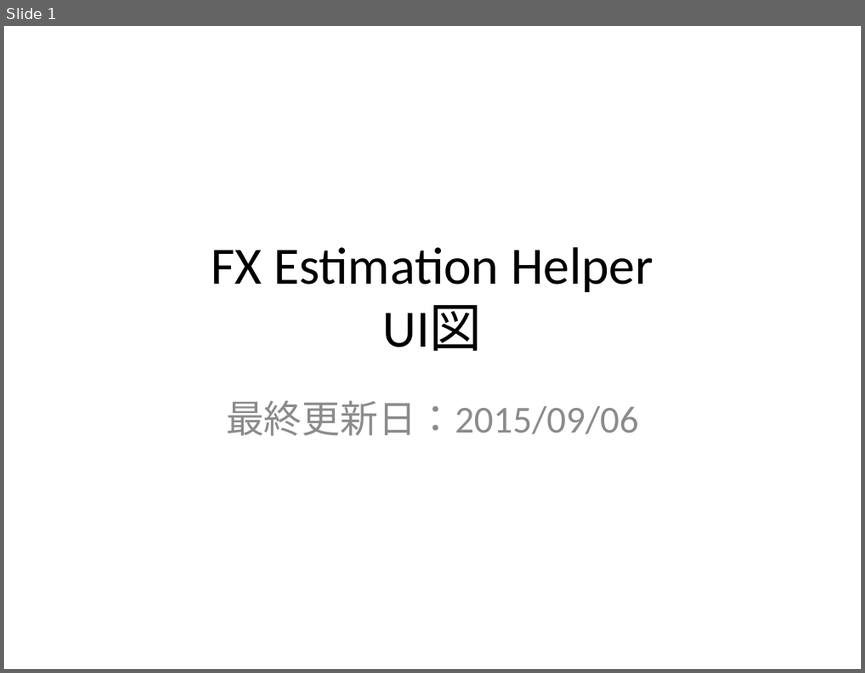
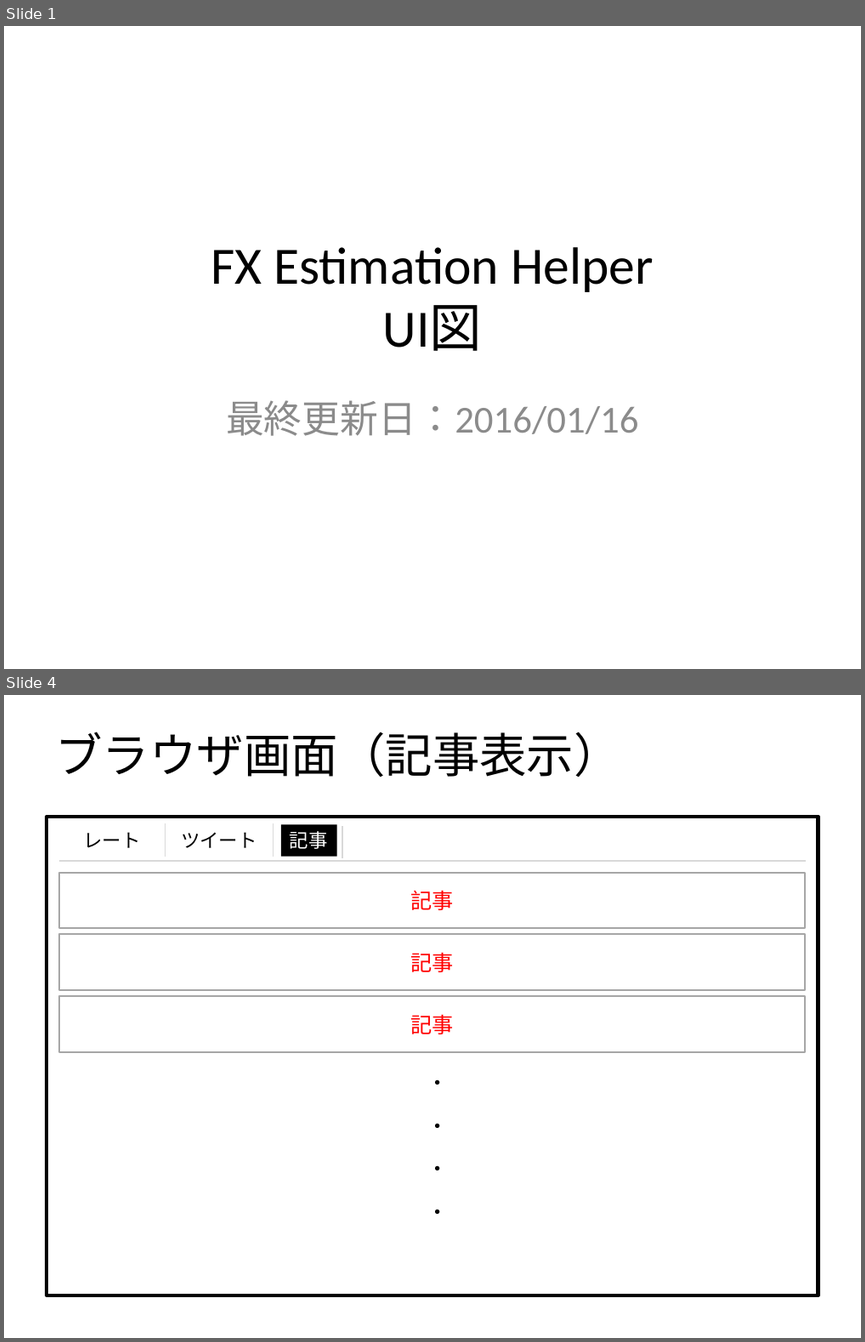
Before and after one commit to Leonis0813/chort, a slide deck: regulus/interface/ui.pptx. Shown one above the other, each under a label of ours: slide 1 before the commit, slides 1 and 4 after it; the slides between them are not shown. The pictures are 865x673 and 865x1342 pixels, drawn with LibreOffice and Linux fonts; fonts in the diff are those of the drawing. Boxes give left, top, right and bottom in pixels: in the first picture for what was removed or moved away, otherwise in the second. Text is boxed around its words. In the diff, an @@ line names an element or a change of style, - is before the commit and + after.

```diff
--- a/regulus/interface/ui.pptx
+++ b/regulus/interface/ui.pptx
@@ slide 4 added at <box>4,695,861,1338</box>, background #FFFFFF @@
@@ title added at <box>55,732,620,777</box>, 39.6 pt, text #000000 @@
+ブラウザ画面（記事表示）
@@ group added at <box>46,817,818,1295</box>: 6 rectangles, 4 lines, 2 texts @@
+レート
+ツイート
+記事
+記事
+記事
+記事
+・ ・ ・ ・
@@ slide 1 changed as well @@
@@ subtitle at <box>226,400,638,436</box>: text changed @@
-最終更新日：2015/09/06
+最終更新日：2016/01/16
```
Also in this commit, not shown: 2 other slides changed, 1 other slide added.
